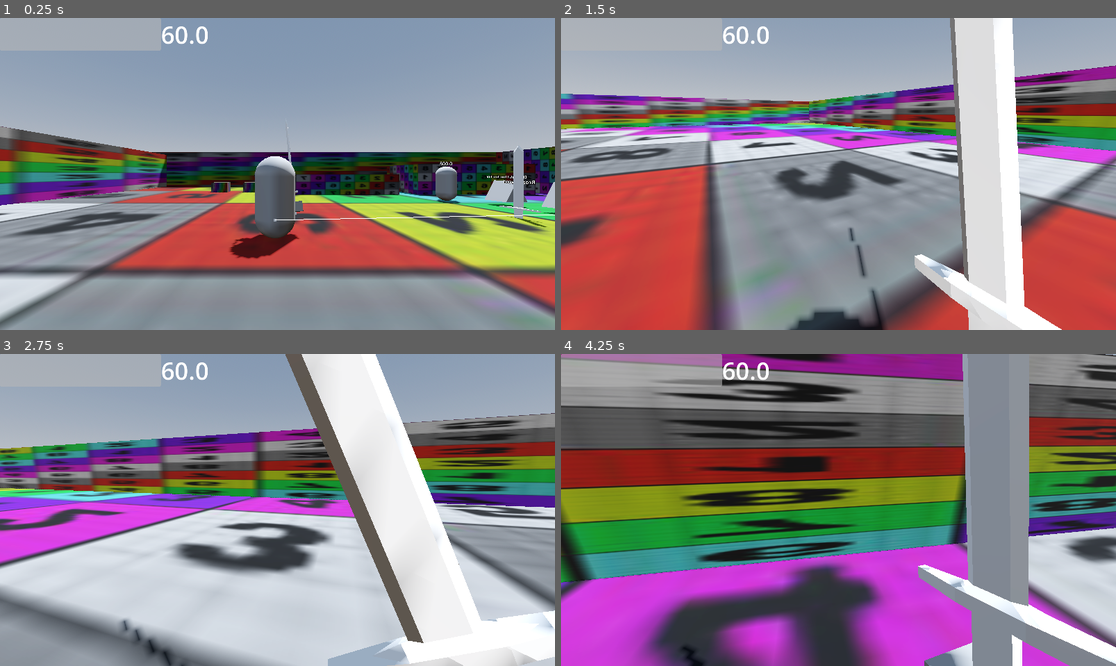
Above: before the commit, frames 1-4 (two rows, left to right).
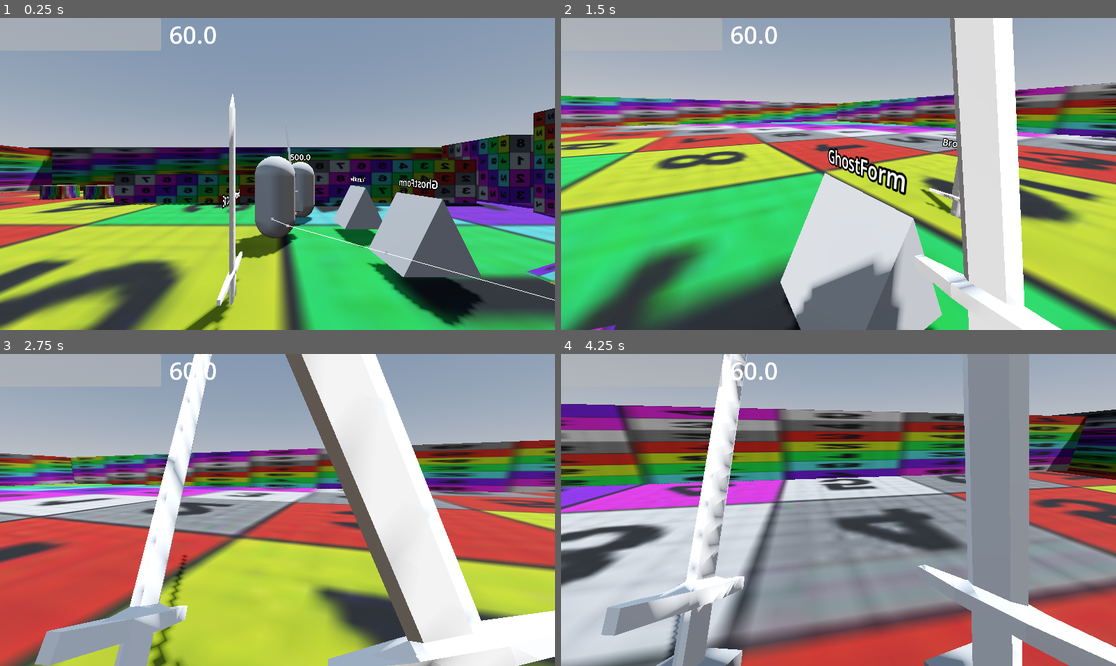
Above: after the commit, the same moments.

Repository: SamTheSagace/DonjonCrawler
Game: Godot game, scene res://scenes/game.tscn
The game is run twice, just before and just after one commit, with the same random seed, the same clock (stepped at 60 frames per second) and the same inputs.
Inputs (mouse positions are in pixels of both pictures, inside the frame that each line leads up to):
- Up to frame 1 (0.25 s): no input
- Up to frame 2 (1.5 s): tap Enter at 0.5 s; move the mouse to (960, 158) at 0.52 s; hold Right (right) 0.53-1.28 s; tap Middle mouse button (camera) at 0.6 s; click (960, 158) at 0.67 s; tap Space (jump) at 0.77 s; move the mouse to (810, 174) at 1.27 s; hold W (forward) from 1.28 s (still down); click (810, 174) at 1.35 s
- Up to frame 3 (2.75 s): keep holding W (forward); tap Space (jump) at 1.52 s; move the mouse to (288, 503) at 2.02 s; hold Right mouse button (right_clic) from 2.03 s (still down)
- Up to frame 4 (4.25 s): keep holding W (forward); move the mouse to (832, 516) at 2.77 s; release Right mouse button (right_clic) at 2.78 s; tap Ctrl (sneak) at 2.85 s; tap Space (jump) at 3.02, 3.77 s; move the mouse to (877, 513) at 3.52 s; hold Alt (sprint) from 3.53 s (still down)

The runs differ from the first frame. In frame 1, 57% of the frame differs, in the area x 0-100%, y 2-100%; in frame 2, 66%; in frame 3, 60%; in frame 4, 82%, in the area x 0-100%, y 0-100%.

Commit message:
fixed loot hurtbox and weapon ressource instance issue

Diff:
--- a/Components/Characters/Generics/character.gd
+++ b/Components/Characters/Generics/character.gd
@@ -25,8 +25,7 @@
 	return FINALSPEED < SPEED
 
 var status_inflicted: Array[StatusDefinition] = []
-
-var status_type_modifiers: Array[StatusDefinition] = []
+var whoami:= "character"
 
 func _ready():
 	assert(HEALTH_COMPONENT != null && HITBOX != null)
@@ -67,8 +66,9 @@
 
 func _resolve_status_inflicted(attack: Attack):
 	var statuses = attack.weapon_resource.statuses
-	for status: StatusDefinition in statuses:
-		add_status(status)
+	if(statuses != null && statuses.size() > 0):
+		for status: StatusDefinition in statuses:
+			add_status(status)
 
 
 func _handle_slowed(slowed_value: float):
--- a/Components/Characters/NPCs/Ennemy1/enemy_base.gd
+++ b/Components/Characters/NPCs/Ennemy1/enemy_base.gd
@@ -49,7 +49,7 @@
 	%Info.text = "Health: %s\nStunned: %s\nStatus: %s" % [
 			HEALTH_COMPONENT.health,
 			is_stunned(),
-			status_text()
+			weapon_manager.weapon_resource.statuses.size(),
 		]
 	timer_decay(delta)
 	handle_nav_guide()
--- a/Components/Characters/player/HUD.gd
+++ b/Components/Characters/player/HUD.gd
@@ -1,19 +1,20 @@
 extends CanvasLayer
 
-@export var HEALTH_COMPONENT: HealthComponent
+@export var player: Player
 # Called when the node enters the scene tree for the first time.
 
 func _ready() -> void:
-
+	assert(player != null)
 	pass # Replace with function body.
 
 
 # Called every frame. 'delta' is the elapsed time since the previous frame.
 func _process(_delta: float) -> void:
-	if HEALTH_COMPONENT:
-		var maxHealth = HEALTH_COMPONENT.Max_health
-		var currrentHealth = HEALTH_COMPONENT.health
-		var percentHealth = ((currrentHealth*100) / maxHealth)
-		%HealthBar.value = percentHealth
-		%health_text.text = str(HEALTH_COMPONENT.health)
+	var maxHealth = player.HEALTH_COMPONENT.Max_health
+	var currrentHealth = player.HEALTH_COMPONENT.health
+	var percentHealth = ((currrentHealth*100) / maxHealth)
+	%HealthBar.value = percentHealth
+	%health_text.text = str(player.HEALTH_COMPONENT.health)
+	var statuses =player.stateMachine.WEAPON_MANAGER.weapon_resource.statuses
+	%status_onweapon.text = StatusType.get_statuses_string(statuses)
 	pass
--- a/Components/Characters/player/Player.tscn
+++ b/Components/Characters/player/Player.tscn
@@ -10,10 +10,10 @@
 [ext_resource type="Script" uid="uid://c4kpkspvywtdj" path="res://Components/Characters/StatesCombat/combat_idle.gd" id="4_fl5x8"]
 [ext_resource type="Script" uid="uid://cjvbat62s5t88" path="res://Components/Characters/StatesCombat/parry.gd" id="4_mikml"]
 [ext_resource type="Script" uid="uid://c2m6y23faseph" path="res://Components/Characters/StatesCombat/cast.gd" id="5_0k167"]
-[ext_resource type="Script" uid="uid://cjx5odish7rue" path="res://Components/Characters/StatesCombat/attack_state.gd" id="6_o6wjn"]
+[ext_resource type="Script" path="res://Components/Characters/StatesCombat/attack_state.gd" id="6_o6wjn"]
 [ext_resource type="Script" uid="uid://20qt3k6lqvx2" path="res://Components/Characters/player/movement.gd" id="9_305y5"]
 [ext_resource type="Script" uid="uid://bupf3pckd3pvo" path="res://Components/Characters/player/HUD.gd" id="10_2g87s"]
-[ext_resource type="Resource" uid="uid://d14ajwlensury" path="res://Components/Objects/weapon_manager/sword/fire_sword.tres" id="10_mtylk"]
+[ext_resource type="Resource" uid="uid://c73x0ieajhcws" path="res://Components/Objects/weapon_manager/sword/sword.tres" id="10_mtylk"]
 [ext_resource type="PackedScene" uid="uid://dvv0260ms1gqg" path="res://Components/Characters/Generics/player_damage_receiver.tscn" id="11_27ntm"]
 [ext_resource type="PackedScene" uid="uid://b1d7vo8xmj4pk" path="res://Components/Characters/Animation/HandAnimation.tscn" id="15_0k167"]
 [ext_resource type="Script" uid="uid://vb7ivc46yxav" path="res://Components/Characters/player/skin.gd" id="15_mtylk"]
@@ -125,9 +125,9 @@
 transform = Transform3D(1, 0, 0, 0, 1, 0, 0, 0, 1, 0, 1, 0)
 shape = SubResource("CapsuleShape3D_6r5ir")
 
-[node name="HUD" type="CanvasLayer" parent="." unique_id=201738268 node_paths=PackedStringArray("HEALTH_COMPONENT")]
+[node name="HUD" type="CanvasLayer" parent="." unique_id=201738268 node_paths=PackedStringArray("player")]
 script = ExtResource("10_2g87s")
-HEALTH_COMPONENT = NodePath("../HealthComponent")
+player = NodePath("..")
 
 [node name="Node2D" type="Node2D" parent="HUD" unique_id=1775559386]
 
@@ -145,10 +145,19 @@
 scale = Vector2(329.49997, 54.5)
 mesh = SubResource("QuadMesh_305y5")
 
+[node name="status_onweapon" type="Label" parent="HUD/Node2D" unique_id=1803957527]
+unique_name_in_owner = true
+offset_left = 11.0
+offset_top = 129.0
+offset_right = 106.0
+offset_bottom = 243.0
+text = "60"
+label_settings = SubResource("LabelSettings_2g87s")
+
 [node name="health_text" type="Label" parent="HUD/Node2D" unique_id=472486628]
 unique_name_in_owner = true
-offset_left = 557.0
-offset_right = 597.0
-offset_bottom = 23.0
+offset_left = 585.0
+offset_right = 680.0
+offset_bottom = 114.0
 text = "60"
 label_settings = SubResource("LabelSettings_2g87s")
--- a/Components/Characters/player/player.gd
+++ b/Components/Characters/player/player.gd
@@ -15,9 +15,10 @@
 var _saved_camera_global_pos = null
 
 var upgrades: Array[BasePlayerUpgrade] = []
-
+var status_weapon_modifiers: Array[StatusDefinition] = []
 
 func _ready():
+	whoami = "Player"
 	super._ready()
 	spring_arm.spring_length = SPRING_LENGTH_2
 	_set_layers()
--- /dev/null
+++ b/Components/Objects/Status/Ressource/frost_I.tres
@@ -0,0 +1,8 @@
+[gd_resource type="Resource" script_class="FrostDefinition" format=3 uid="uid://b1gangegjd8d6"]
+
+[ext_resource type="Script" uid="uid://bl0tq4mguwllu" path="res://Components/Objects/Status/Scripts/frost_definition.gd" id="1_w2hsr"]
+
+[resource]
+script = ExtResource("1_w2hsr")
+slow = 0.1
+metadata/_custom_type_script = "uid://bl0tq4mguwllu"
--- /dev/null
+++ b/Components/Objects/Status/Scripts/status_type.gd
@@ -0,0 +1,17 @@
+class_name StatusType
+
+enum List {
+	NONE,
+	POISON,
+	FROST,
+	FIRE,
+	LIGHTNING,
+	SLICE
+}
+
+
+static func get_statuses_string(statuses: Array[StatusDefinition]) -> String:
+	var names: Array[String] = []
+	for status in statuses:
+		names.append(str(status.type))
+	return ", ".join(names)
--- a/Components/Objects/Status/status_type.gd
+++ /dev/null
@@ -1,10 +0,0 @@
-class_name StatusType
-
-enum List {
-	NONE,
-	POISON,
-	FROST,
-	FIRE,
-	LIGHTNING,
-	SLICE
-}
--- a/Components/Objects/Upgrades/ElementalTouch/ElementalTouch.tres
+++ b/Components/Objects/Upgrades/ElementalTouch/ElementalTouch.tres
@@ -1,7 +1,7 @@
 [gd_resource type="Resource" format=3 uid="uid://ff2yow6uroep"]
 
 [ext_resource type="Script" uid="uid://c6s5bpmnqce05" path="res://Components/Objects/Upgrades/ElementalTouch/elemental_touch_upgrade.gd" id="1_a1c71"]
-[ext_resource type="Script" uid="uid://bo6qsjmqgfm6j" path="res://Components/Objects/Status/fire_definition.gd" id="2_il1to"]
+[ext_resource type="Script" uid="uid://bo6qsjmqgfm6j" path="res://Components/Objects/Status/Scripts/fire_definition.gd" id="2_il1to"]
 
 [sub_resource type="Resource" id="Resource_2gc2h"]
 script = ExtResource("2_il1to")
@@ -10,5 +10,5 @@
 [resource]
 script = ExtResource("1_a1c71")
 statusDefinition = SubResource("Resource_2gc2h")
-upgrade_name = "Elemental touch of fire"
+upgrade_name = "Touch of fire"
 metadata/_custom_type_script = "uid://c2yt4m5vuy4lx"
--- a/Components/Objects/Upgrades/ElementalTouch/elemental_touch_upgrade.gd
+++ b/Components/Objects/Upgrades/ElementalTouch/elemental_touch_upgrade.gd
@@ -3,6 +3,5 @@
 @export var statusDefinition: StatusDefinition
 
 func _apply_upgrade(_player: Player):
-	var currentWeapon = _player.stateMachine.WEAPON_MANAGER.weapon_resource
-	currentWeapon.statuses.append(statusDefinition)
+	_player.status_weapon_modifiers.append(statusDefinition)
 	pass
--- a/Components/Objects/Upgrades/GhostArm/ghostarm_upgrade.gd
+++ b/Components/Objects/Upgrades/GhostArm/ghostarm_upgrade.gd
@@ -19,7 +19,7 @@
 			ghostWeaponManager = child
 	ghost.ghostWeaponManager = ghostWeaponManager
 	weaponManager.attack_started.connect(ghost._on_signal_attack)
-	ghostWeaponManager.weapon_resource = weaponManager.weapon_resource.duplicate()
+	ghostWeaponManager.weapon_resource = weaponManager.weapon_resource.duplicate(true)
 	ghostWeaponManager.weapon_resource.damage *= 0.5
 	ghostWeaponManager.weapon_resource.knockback = 0
 	if ghostWeaponManager.weapon_resource.weapon_type == WeaponType.List.MELEE:
--- a/Components/Objects/Upgrades/upgrade_loot.gd
+++ b/Components/Objects/Upgrades/upgrade_loot.gd
@@ -13,6 +13,7 @@
 
 
 func _on_touch_loot(character: Player):
+	print(character.name)
 	character.add_upgrade(upgrade)
 	self.global_position += Vector3(0, 1, 0)
 	await get_tree().create_timer(time_in_seconds).timeout
--- a/Components/Objects/lootHurtbox.gd
+++ b/Components/Objects/lootHurtbox.gd
@@ -1,5 +1,5 @@
 class_name LootHurtbox
-extends Node
+extends Area3D
 
 var loot = 1
 signal loot_hurt(target: Character)
@@ -9,4 +9,3 @@
 		var character = area.get_parent()
 		if character is Player:
 			loot_hurt.emit(character)
-		self.queue_free()
--- a/Components/Objects/weapon_manager/broadsword/broadsword.tres
+++ b/Components/Objects/weapon_manager/broadsword/broadsword.tres
@@ -1,13 +1,8 @@
 [gd_resource type="Resource" script_class="WeaponResource" format=3 uid="uid://dpqmiab0le6aw"]
 
 [ext_resource type="Script" uid="uid://etitetj0g0n" path="res://Components/Objects/weapon_manager/Ressources/weapon_resource.gd" id="1_pat6l"]
-[ext_resource type="Script" uid="uid://clvl3llihurmq" path="res://Components/Objects/Status/status_definition.gd" id="2_lk56t"]
-[ext_resource type="Script" uid="uid://bw4iwlthh117w" path="res://Components/Objects/Status/lightning_definition.gd" id="3_l518k"]
+[ext_resource type="Script" uid="uid://clvl3llihurmq" path="res://Components/Objects/Status/Scripts/status_definition.gd" id="2_l518k"]
 [ext_resource type="PackedScene" uid="uid://dtu5qu4j0qaf4" path="res://Components/Objects/weapon_manager/broadsword/sword.tscn" id="4_vsfm6"]
-
-[sub_resource type="Resource" id="Resource_vsfm6"]
-script = ExtResource("3_l518k")
-metadata/_custom_type_script = "uid://bw4iwlthh117w"
 
 [resource]
 script = ExtResource("1_pat6l")
@@ -16,5 +11,4 @@
 world_model = ExtResource("4_vsfm6")
 damage = 5.0
 knockback = 20.0
-statuses = Array[ExtResource("2_lk56t")]([SubResource("Resource_vsfm6")])
 metadata/_custom_type_script = "uid://etitetj0g0n"
--- a/Components/Objects/weapon_manager/sword/fire_sword.tres
+++ b/Components/Objects/weapon_manager/sword/fire_sword.tres
@@ -1,8 +1,13 @@
 [gd_resource type="Resource" script_class="WeaponResource" format=3 uid="uid://d14ajwlensury"]
 
 [ext_resource type="Script" uid="uid://etitetj0g0n" path="res://Components/Objects/weapon_manager/Ressources/weapon_resource.gd" id="1_m5gn4"]
-[ext_resource type="Script" uid="uid://clvl3llihurmq" path="res://Components/Objects/Status/status_definition.gd" id="2_xeh32"]
+[ext_resource type="Script" uid="uid://clvl3llihurmq" path="res://Components/Objects/Status/Scripts/status_definition.gd" id="2_xeh32"]
+[ext_resource type="Script" uid="uid://bo6qsjmqgfm6j" path="res://Components/Objects/Status/Scripts/fire_definition.gd" id="3_ki2a1"]
 [ext_resource type="PackedScene" uid="uid://i34kvjjehl1e" path="res://Components/Objects/weapon_manager/sword/sword.tscn" id="3_ykidx"]
+
+[sub_resource type="Resource" id="Resource_jt3v2"]
+script = ExtResource("3_ki2a1")
+metadata/_custom_type_script = "uid://bo6qsjmqgfm6j"
 
 [resource]
 script = ExtResource("1_m5gn4")
@@ -10,5 +15,5 @@
 world_model = ExtResource("3_ykidx")
 damage = 20.0
 knockback = 12.0
-statuses = Array[ExtResource("2_xeh32")]([null])
+statuses = Array[ExtResource("2_xeh32")]([SubResource("Resource_jt3v2")])
 metadata/_custom_type_script = "uid://etitetj0g0n"
--- a/Components/Objects/weapon_manager/sword/sword.tres
+++ b/Components/Objects/weapon_manager/sword/sword.tres
@@ -1,7 +1,7 @@
 [gd_resource type="Resource" script_class="WeaponResource" format=3 uid="uid://c73x0ieajhcws"]
 
 [ext_resource type="Script" uid="uid://etitetj0g0n" path="res://Components/Objects/weapon_manager/Ressources/weapon_resource.gd" id="1_e1wc5"]
-[ext_resource type="Script" uid="uid://clvl3llihurmq" path="res://Components/Objects/Status/status_definition.gd" id="2_bir0m"]
+[ext_resource type="Script" uid="uid://clvl3llihurmq" path="res://Components/Objects/Status/Scripts/status_definition.gd" id="2_bir0m"]
 [ext_resource type="PackedScene" uid="uid://i34kvjjehl1e" path="res://Components/Objects/weapon_manager/sword/sword.tscn" id="3_236i4"]
 
 [resource]
--- a/Components/Objects/weapon_manager/weapon_manager.gd
+++ b/Components/Objects/weapon_manager/weapon_manager.gd
@@ -15,6 +15,7 @@
 func _ready() -> void:
 	assert(hand_anim != null)
 	assert(weapon_resource != null)
+	weapon_resource = weapon_resource.duplicate(true)
 	hand_anim.animation_finished.connect(finish_animation)
 	await hand_anim.ready
 	hand = hand_anim.hand
@@ -74,5 +75,14 @@
 func attack_Hit(hitbox: HitboxComponent):
 	var attack = Attack.new()
 	attack.attacker = CHARACTER
+	var statuses = weapon_resource.statuses
+	if(statuses.size()>0):
+		for status: StatusDefinition in statuses:
+			if (status ==null ):
+				statuses.erase(status)
+			else:
+				print(status.type)
 	attack.weapon_resource = weapon_resource.duplicate(true)
+	if(CHARACTER is Player):
+		attack.weapon_resource.statuses.append_array(CHARACTER.status_weapon_modifiers)
 	hitbox.damage(attack)
--- a/scenes/game.tscn
+++ b/scenes/game.tscn
@@ -39,17 +39,15 @@
 environment = SubResource("Environment_pr20v")
 
 [node name="Player" parent="." unique_id=791995048 instance=ExtResource("1_m7e2g")]
-transform = Transform3D(1, 0, 0, 0, 1, 0, 0, 0, 1, -26.113739, 0, 7.2112103)
+transform = Transform3D(1, 0, 0, 0, 1, 0, 0, 0, 1, -17.023846, 0, 2.5623302)
 
 [node name="Dummy" parent="." unique_id=1217072217 instance=ExtResource("10_vtaks")]
 transform = Transform3D(1, 0, 0, 0, 1, 0, 0, 0, 1, -16.147276, 0, 0.2617383)
 
 [node name="Enemy1" parent="." unique_id=1320624076 node_paths=PackedStringArray("player") instance=ExtResource("7_u5sy4")]
+transform = Transform3D(1, 0, 0, 0, 1, 0, 0, 0, 1, -6.8487144, 0, 14.62233)
 player = NodePath("../Player")
 MAX_HEALTH = 6000
-JUMP_VELOCITY = null
-SNEAK_SPEED = null
-SPRINT_SPEED = null
 
 [node name="Upgrade" parent="." unique_id=1110834986 instance=ExtResource("4_lbhrr")]
 transform = Transform3D(1, 0, 0, 0, 1, 0, 0, 0, 1, -14.855737, 0.24022675, 4.467176)
Not shown: 1 places in Components/Characters/NPCs/Ennemy1/Enemy1.tscn that only renumber resources
Renamed: Components/Objects/Status/fire_definition.gd -> Components/Objects/Status/Scripts/fire_definition.gd
Renamed: Components/Objects/Status/fire_definition.gd.uid -> Components/Objects/Status/Scripts/fire_definition.gd.uid
Renamed: Components/Objects/Status/frost_definition.gd -> Components/Objects/Status/Scripts/frost_definition.gd
Renamed: Components/Objects/Status/frost_definition.gd.uid -> Components/Objects/Status/Scripts/frost_definition.gd.uid
Renamed: Components/Objects/Status/lightning_definition.gd -> Components/Objects/Status/Scripts/lightning_definition.gd
Renamed: Components/Objects/Status/lightning_definition.gd.uid -> Components/Objects/Status/Scripts/lightning_definition.gd.uid
Renamed: Components/Objects/Status/poison_definition.gd -> Components/Objects/Status/Scripts/poison_definition.gd
Renamed: Components/Objects/Status/poison_definition.gd.uid -> Components/Objects/Status/Scripts/poison_definition.gd.uid
Renamed: Components/Objects/Status/status_definition.gd -> Components/Objects/Status/Scripts/status_definition.gd
Renamed: Components/Objects/Status/status_definition.gd.uid -> Components/Objects/Status/Scripts/status_definition.gd.uid
Renamed: Components/Objects/Status/status_type.gd.uid -> Components/Objects/Status/Scripts/status_type.gd.uid
